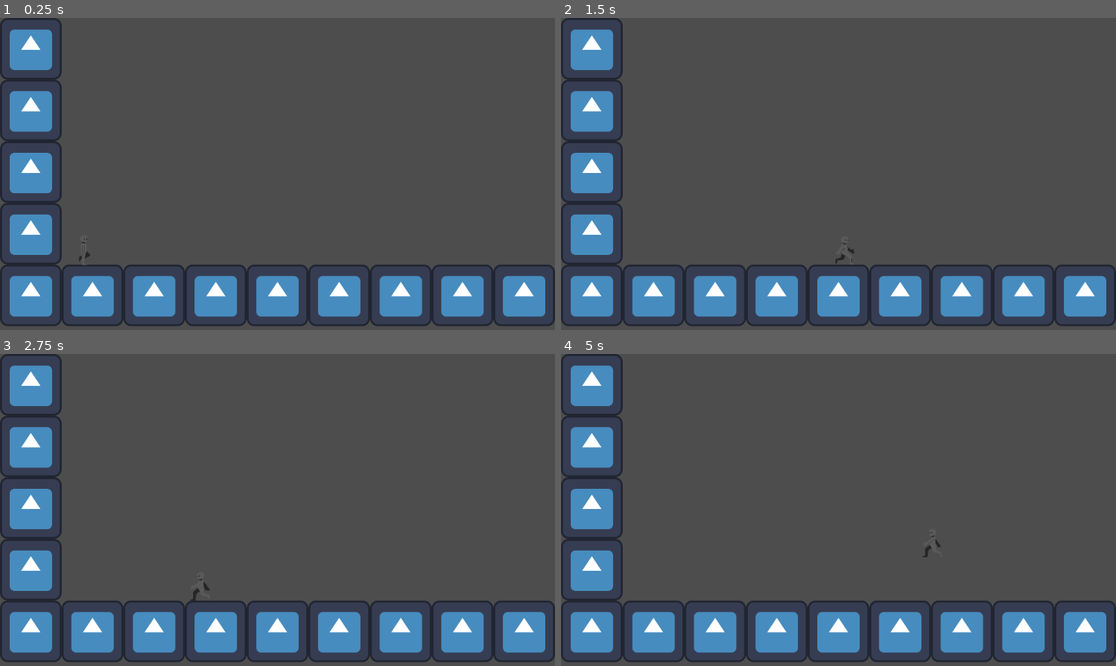
Above: before the commit, frames 1-4 (two rows, left to right).
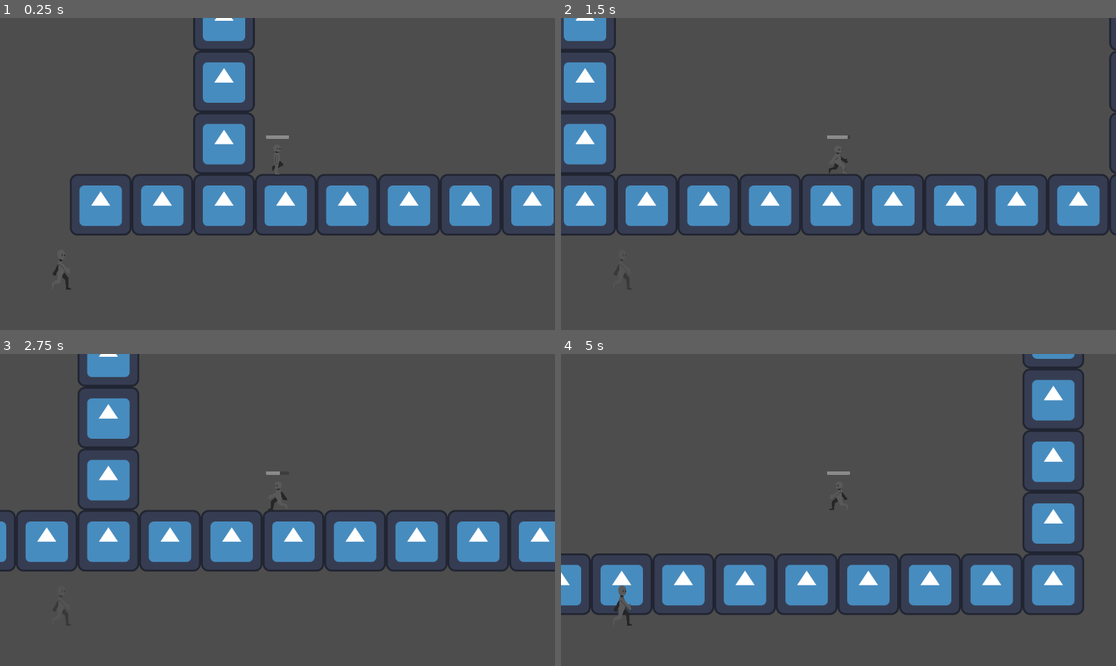
Above: after the commit, the same moments.

Repository: tomSO9/Demo
Game: Godot game, scene res://world/test_world.tscn
Two runs of this game, one before a commit and one after it. Both use one fixed random seed, a clock stepped at 60 frames per second and the inputs below. The engine's default icon, where the game draws it, is replaced by a stand-in: a white triangle on a blue panel in a dark square.
Inputs:
- Up to frame 1 (0.25 s): no input
- Up to frame 2 (1.5 s): hold D (move_right) from 0.53 s (still down); tap Shift (dashing) at 0.6, 1.35 s; tap Space (jump) at 0.77 s
- Up to frame 3 (2.75 s): tap Space (jump) at 1.52 s; release D (move_right) at 2.03 s; hold A (move_left) from 2.03 s (still down); tap Shift (dashing) at 2.1 s
- Up to frame 4 (5 s): release A (move_left) at 2.78 s; hold D (move_right) 2.78-4.28 s; tap Shift (dashing) at 2.85, 3.6, 4.35 s; tap Space (jump) at 3.02, 3.77, 4.52 s; hold A (move_left) from 4.28 s (still down)

The runs differ from the first frame. In frame 1, 30% of the frame differs, in the area x 0-100%, y 0-99%; in frame 2, 28%; in frame 3, 31%; in frame 4, 30%.

Commit message:
dash cd bar

Diff:
--- a/player.gd
+++ b/player.gd
@@ -4,6 +4,9 @@
 @onready var dash_timer: Timer = $dash_timer
 @onready var dash_cooldown: Timer = $dash_cooldown
 @onready var animation: AnimatedSprite2D = $AnimatedSprite2D
+@onready var cd_bar: ProgressBar = $skill_ui/cd_bar
+@onready var cd_icon: TextureRect = $skill_ui/cd_icon
+
 
 @export var speed :int = 9000
 @export var friction :int = 20
@@ -16,12 +19,23 @@
 var dashing = false
 var can_dash = true
 @export var dash_power = 54000
+@export var cd_duration = 1
+
+func _ready() -> void:
+	cd_bar.max_value = cd_duration
+	cd_bar.value = cd_duration
+
 
 func _physics_process(delta: float) -> void:
+
+	if dash_cooldown.is_stopped() ==false:
+		cd_bar.value = cd_duration - dash_cooldown.time_left
 
 	if Input.is_action_just_pressed("dashing") and can_dash :
 		dashing = true
 		can_dash = false
+		cd_icon.modulate.a = 0.5
+		cd_bar.value = 0
 		dash_timer.start()
 		dash_cooldown.start()
 
@@ -81,4 +95,6 @@
 
 
 func _on_dash_cooldown_timeout() -> void:
+	cd_icon.modulate.a = 1
+	cd_bar.value = cd_duration
 	can_dash = true
--- a/scene/player.tscn
+++ b/scene/player.tscn
@@ -82,6 +82,34 @@
 wait_time = 0.2
 
 [node name="dash_cooldown" type="Timer" parent="."]
+one_shot = true
+
+[node name="Camera2D" type="Camera2D" parent="."]
+
+[node name="skill_ui" type="Control" parent="."]
+layout_mode = 3
+anchors_preset = 0
+offset_right = 40.0
+offset_bottom = 40.0
+
+[node name="cd_icon" type="TextureRect" parent="skill_ui"]
+layout_mode = 2
+offset_left = -2048.0
+offset_top = 512.0
+offset_right = -1536.0
+offset_bottom = 1024.0
+texture = ExtResource("3_m1qm1")
+expand_mode = 5
+
+[node name="cd_bar" type="ProgressBar" parent="skill_ui"]
+layout_mode = 0
+offset_left = -96.0
+offset_top = -320.0
+offset_right = 96.0
+offset_bottom = -293.0
+max_value = 1.0
+step = 0.1
+show_percentage = false
 
 [connection signal="timeout" from="dash_timer" to="." method="_on_dash_timer_timeout"]
 [connection signal="timeout" from="dash_cooldown" to="." method="_on_dash_cooldown_timeout"]
